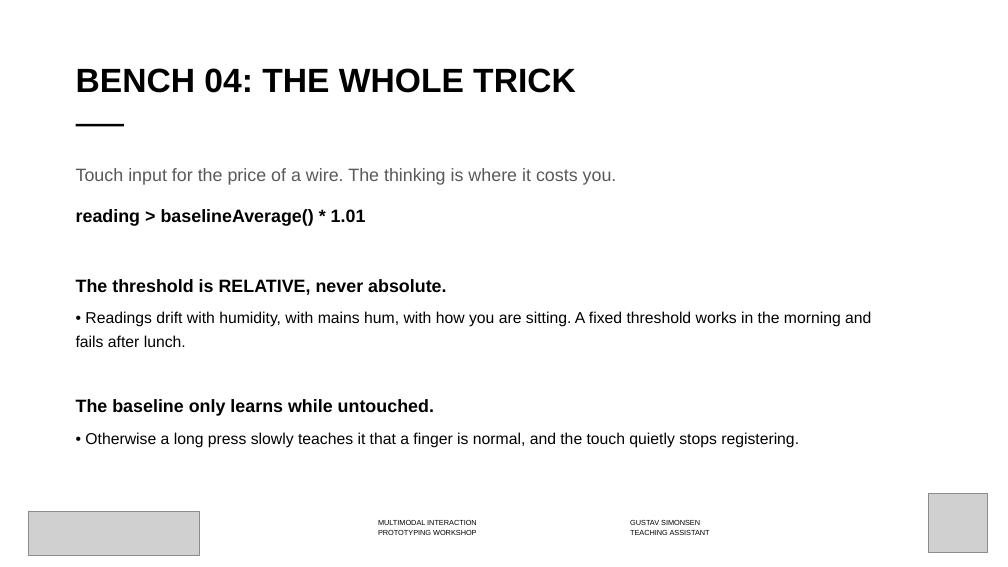
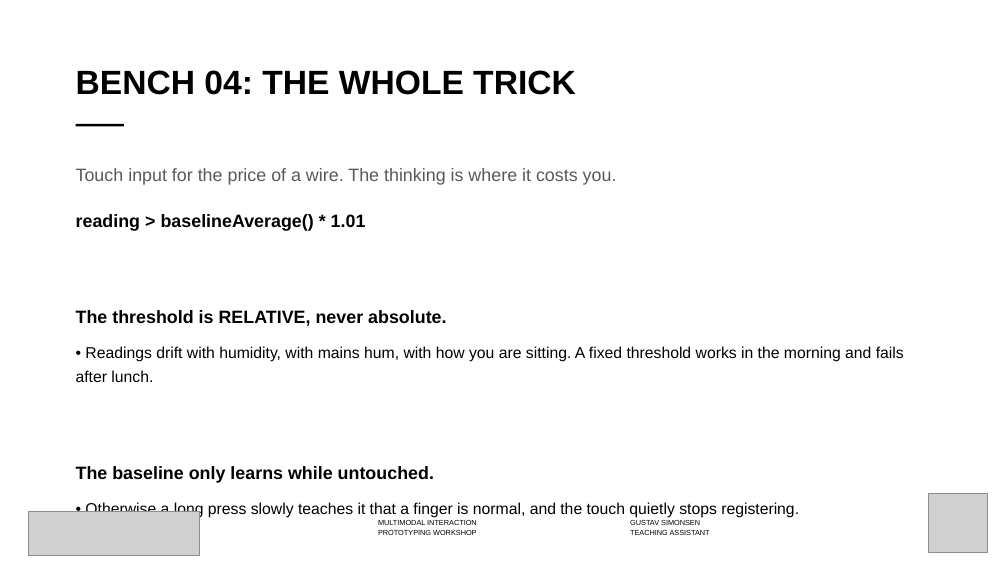
Before and after one commit to labtools-au/multimodal-actuator-workshop, a slide deck: slide 10 of docs/multimodal-actuator-workshop.pptx. Drawn at 1008x567 pixels with LibreOffice and Linux fonts; fonts in the diff are those of the drawing; grey boxes stand for pictures; background and template pictures are left out. Boxes give left, top, right and bottom in pixels: in the first picture for what was removed or moved away, otherwise in the second. Text is boxed around its words. In the diff, an @@ line names an element or a change of style, - is before the commit and + after.

```diff
--- a/docs/multimodal-actuator-workshop.pptx
+++ b/docs/multimodal-actuator-workshop.pptx
@@ title "BENCH 04: THE WHOLE TRICK" at <box>76,70,576,95</box>: line spacing 0.98 to 1 @@
@@ text at <box>76,168,617,185</box>: paragraph added @@
+Touch input for the price of a wire. The thinking is where it costs you.
@@ text "Touch input for the price ...": place and size @@
-text "Touch input for the price ..." at <box>76,209,871,448</box>
+text "Touch input for the price ..." at <box>76,168,904,518</box>
@@ text removed at <box>76,168,617,185</box> @@
-Touch input for the price of a wire. The thinking is where it costs you.
@@ text at <box>76,214,904,518</box>: line spacing 1.25 to 1.28; more space between paragraphs @@
```
Also in this commit, not shown: 18 other slides changed, 6 other files.
